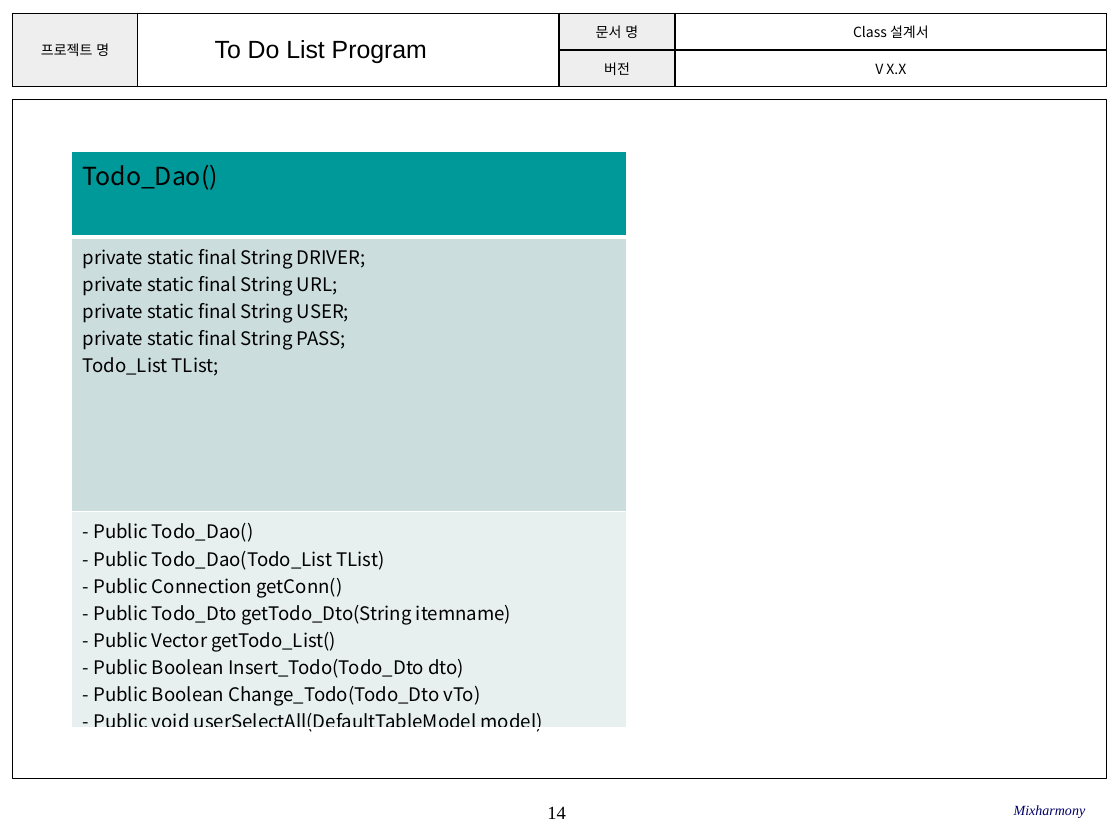
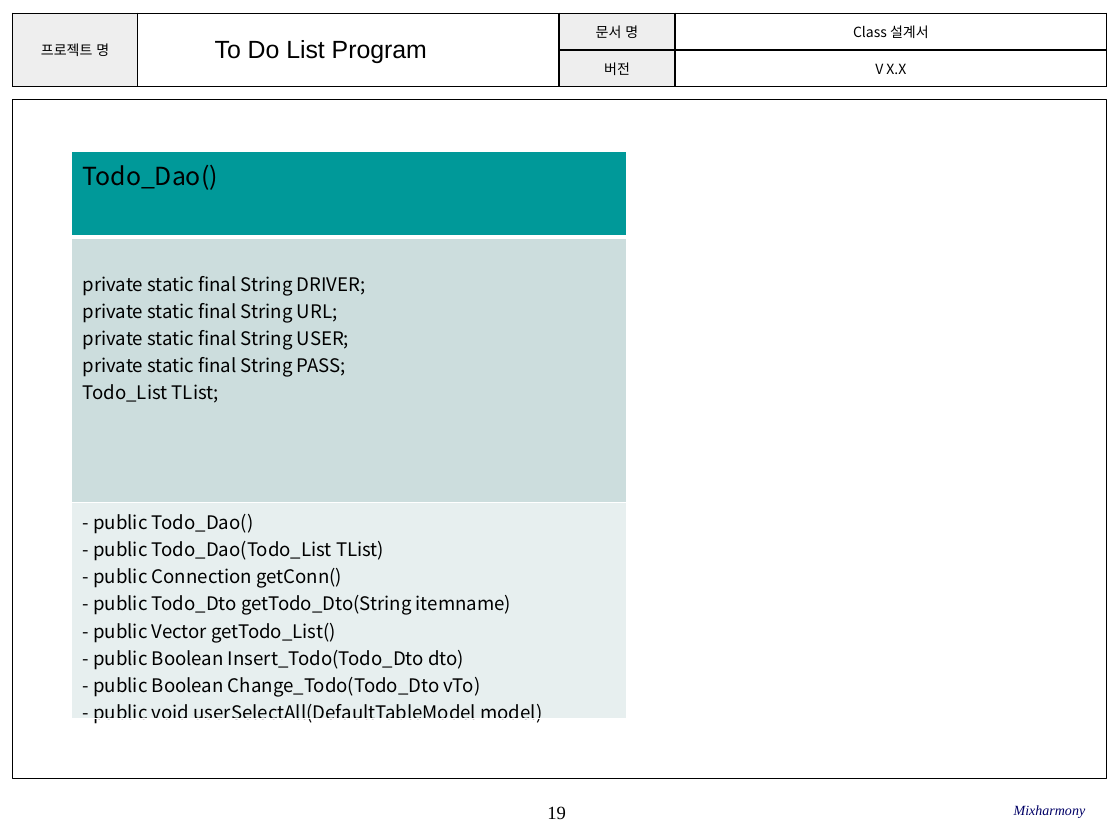
Before and after one commit to SE-admin/SE2017_2_mixharmony, a slide deck: slide 19 of doc/3_ 설계서/Class Design.pptx (slide 14 before the commit). Drawn at 1120x840 pixels with LibreOffice and Linux fonts; fonts in the diff are those of the drawing; background and template pictures are left out. Boxes give left, top, right and bottom in pixels: in the first picture for what was removed or moved away, otherwise in the second. Text is boxed around its words. In the diff, an @@ line names an element or a change of style, - is before the commit and + after.

```diff
--- a/doc/3_ 설계서/Class Design.pptx
+++ b/doc/3_ 설계서/Class Design.pptx
@@ table at box(72, 151, 627, 728) @@
-row 3, column 1: - Public Todo_Dao() / - Public Todo_Dao(Todo_List TList) / - Public Connection getConn() / - Public Todo_Dto getTodo_Dto(String itemname) / - Public Vector getTodo_List() / - Public Boolean Insert_Todo(Todo_Dto dto) / - Public Boolean Change_Todo(Todo_Dto vTo) / - Public void userSelectAll(DefaultTableModel model)
+row 3, column 1: - public Todo_Dao() / - public Todo_Dao(Todo_List TList) / - public Connection getConn() / - public Todo_Dto getTodo_Dto(String itemname) / - public Vector getTodo_List() / - public Boolean Insert_Todo(Todo_Dto dto) / - public Boolean Change_Todo(Todo_Dto vTo) / - public void userSelectAll(DefaultTableModel model)
@@ page number at box(547, 806, 566, 820): text changed @@
-14
+19
```
Also in this commit, not shown: 14 other slides changed, 2 slides added, 4 slides removed.
